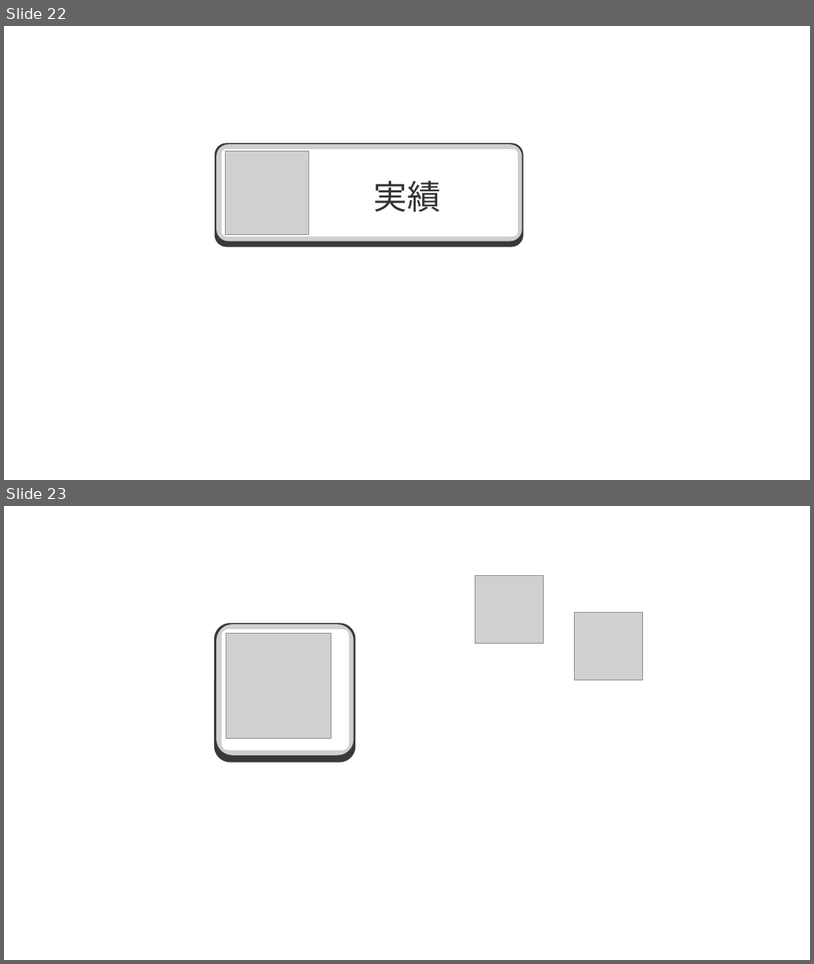
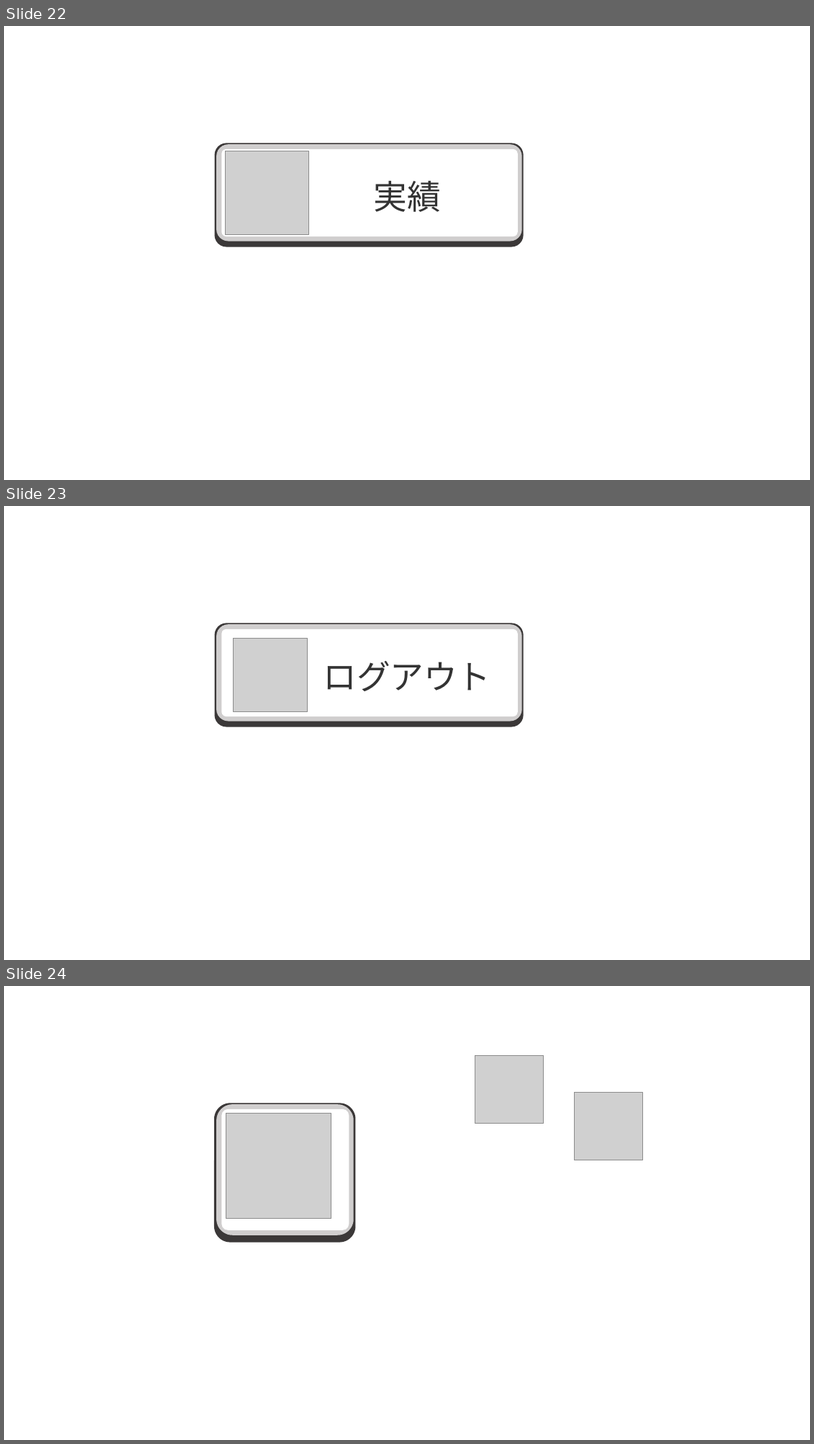
Before and after one commit to ezaki-lab/2022-turitube, a slide deck: button_design.pptx. Shown one above the other, each under a label of ours: slides 22 and 23 before the commit, slides 22, 23 and 24 after it. The pictures are 814x964 and 814x1444 pixels, drawn with LibreOffice and Linux fonts; fonts in the diff are those of the drawing; grey boxes stand for pictures. Boxes give left, top, right and bottom in pixels: in the first picture for what was removed or moved away, otherwise in the second. Text is boxed around its words. In the diff, an @@ line names an element or a change of style, - is before the commit and + after.

```diff
--- a/button_design.pptx
+++ b/button_design.pptx
@@ slide 23 added at [4, 506, 810, 960], background #FFFFFF @@
@@ rounded rectangle added at [214, 623, 524, 727], fill #3B3838 @@
@@ rounded rectangle added at [216, 625, 522, 721], fill #D0CECE @@
@@ rounded rectangle added at [221, 629, 518, 716], fill #FFFFFF @@
@@ picture added at [233, 638, 307, 712] @@
@@ text added at [323, 661, 491, 691], 40 pt, text #333333 @@
+ログアウト
@@ what was slide 23 is now slide 24 @@
```
Also in this commit, not shown: 22 other files.
